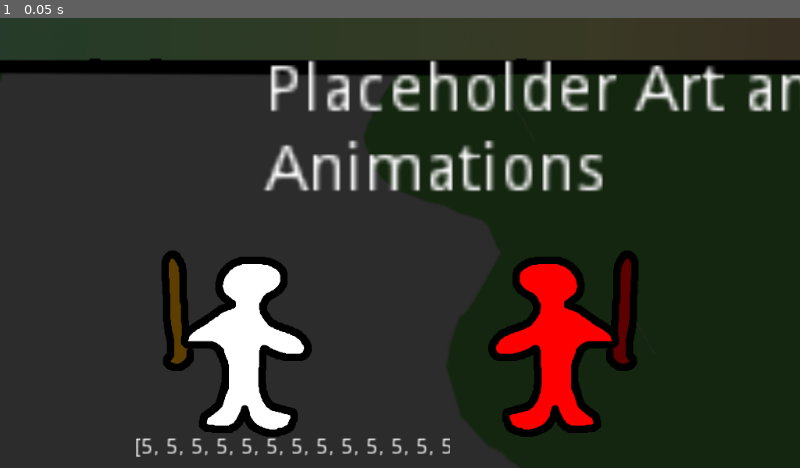
Above: before the commit, frame 1.
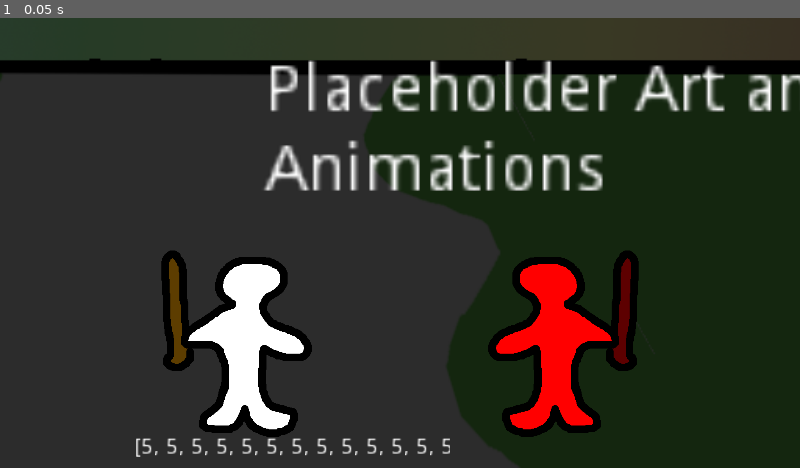
Above: after the commit, the same moment.

Repository: ArtlessAvian/parmpreet-fighter
Game: Godot game, scene res://Game.tscn
Same seed, same stepped clock (60 frames per second), same inputs: the game is played once before the commit and once after it.
Inputs:
- Up to frame 1 (0.05 s): no input

The runs differ from the first frame. In frame 1, 0.4% of the frame differs, in the area x 17-98%, y 12-98%.

Commit message:
Air Actions, Camera Bounds, One Attack, Hit Detection

Diff:
--- a/Game.gd
+++ b/Game.gd
@@ -4,11 +4,34 @@
 	print(InputMap.get_actions())
 	$TestPlayer.enemy = $TestPlayer2
 	$TestPlayer2.enemy = $TestPlayer
-	$TestPlayer2/Controller.focus = "ahhh"
+	$TestPlayer2/Controller.focus = "c0"
 
 func _physics_process(delta):
-	$Camera2D.position.x = $TestPlayer.position.x
-	$Camera2D.position.x += $TestPlayer2.position.x
-	$Camera2D.position.x /= 2
-	$Camera2D.position.y = max($TestPlayer.position.y, $TestPlayer2.position.y)
+	if (abs($TestPlayer.position.x - $TestPlayer2.position.x) < 450):
+		$Camera2D.position.x = $TestPlayer.position.x
+		$Camera2D.position.x += $TestPlayer2.position.x
+		$Camera2D.position.x /= 2
+
+	if ($TestPlayer.grounded && $TestPlayer2.grounded):
+		if ($TestPlayer/Pushbox.overlaps_area($TestPlayer2/Pushbox)):
+			var distance = $TestPlayer/Pushbox/CollisionShape2D.shape.extents.x + $TestPlayer2/Pushbox/CollisionShape2D.shape.extents.x
+			var pushback = (distance - abs($TestPlayer.position.x - $TestPlayer2.position.x)) / 2
+			pushback *= 1/5.0
+			$TestPlayer.position.x -= pushback * sign($TestPlayer2.position.x - $TestPlayer.position.x)
+			$TestPlayer2.position.x -= pushback * sign($TestPlayer.position.x - $TestPlayer2.position.x)
+
+	var camx = $Camera2D.get_camera_screen_center().x
+	var a = ($TestPlayer.position.x - camx)
+	if (a < -225):
+		$TestPlayer.position.x = camx - 225
+	elif (a > 225):
+		$TestPlayer.position.x = camx + 225
+
+	var b = ($TestPlayer2.position.x - camx)
+	if (b < -225):
+		$TestPlayer2.position.x = camx - 225
+	elif (b > 225):
+		$TestPlayer2.position.x = camx + 225
+
+	$Camera2D.position.y = min($TestPlayer.position.y, $TestPlayer2.position.y)
 	$Camera2D/Label2.text = str($TestPlayer/Controller.change_buffer)
--- a/Game.tscn
+++ b/Game.tscn
@@ -1,8 +1,13 @@
-[gd_scene load_steps=4 format=2]
+[gd_scene load_steps=5 format=2]
 
 [ext_resource path="res://Game.gd" type="Script" id=1]
 [ext_resource path="res://res/awwye.png" type="Texture" id=2]
 [ext_resource path="res://player/TestPlayer.tscn" type="PackedScene" id=3]
+
+[sub_resource type="RectangleShape2D" id=1]
+
+custom_solver_bias = 0.0
+extents = Vector2( 40, 40 )
 
 [node name="Game" type="Node"]
 
@@ -49,6 +54,10 @@
 position = Vector2( 100, 0 )
 scale = Vector2( -1, 1 )
 _sections_unfolded = [ "Material", "Transform", "Visibility" ]
+
+[node name="CollisionShape2D" parent="TestPlayer2/Pushbox" index="0"]
+
+shape = SubResource( 1 )
 
 [node name="Camera2D" type="Camera2D" parent="." index="4"]
 
@@ -97,3 +106,6 @@
 lines_skipped = 0
 max_lines_visible = -1
 _sections_unfolded = [ "Rect", "Visibility" ]
+
+
+[editable path="TestPlayer2"]
--- a/player/Player.gd
+++ b/player/Player.gd
@@ -6,7 +6,7 @@
 var enemy = null
 var vel = Vector2();
 var grounded = true
-var max_air_actions = 3
+var max_air_actions = 2
 var air_action = max_air_actions
 
 func _ready():
@@ -19,22 +19,27 @@
 	$StateMachine.run()
 	self.position += vel
 
+	if ($Hitboxes.overlaps_area(enemy.get_node("Hurtboxes"))):
+		print("ayo")
+
 	if (!grounded):
 		self.vel.y += 0.5
 		if (self.position.y >= 0):
+			self.position.y = 0
 			self.vel *= 0
 			grounded = true
 			air_action = max_air_actions
 			grounded_check($Controller)
 
 func grounded_check(controller):
+	reset_hitboxes()
 
 	if (scale.x * (enemy.position.x - position.x) < 0):
 		scale.x *= -1
 
 	if (controller.dir() >= 7):
 		$StateMachine.change_state("Jump", controller.dir())
-		return
+		return true
 
 	# Supers
 
@@ -44,15 +49,15 @@
 
 	if (controller.dir() <= 3):
 		$StateMachine.change_state("Crouch", null)
-		return
+		return true
 
 	# Dash
 	if (self.scale.x == 1 && controller.detect_motion("656", 10)):
 		$StateMachine.change_state("Dash", controller.dir())
-		return
+		return true
 	if (self.scale.x == -1 && controller.detect_motion("454", 10)):
 		$StateMachine.change_state("Dash", controller.dir())
-		return
+		return true
 
 	if (controller.dir() == 6 || controller.dir() == 4):
 
@@ -60,6 +65,28 @@
 			$StateMachine.change_state("Walk", controller.dir())
 		else:
 			$StateMachine.change_state("BackWalk", controller.dir())
-		return
+		return true
 
 	$StateMachine.change_state("Stand", null)
+	return true
+
+func air_action(controller):
+	if (air_action <= 0):
+		return false
+
+	if (controller.dir() >= 7):
+		$StateMachine.change_state("DoubleJump", controller.dir())
+		air_action -= 1
+		return true
+
+	if (controller.detect_motion("454", 10) || controller.detect_motion("656", 10) ||
+	  controller.detect_motion("754", 10) || controller.detect_motion("956", 10)):
+		$StateMachine.change_state("AirDash", controller.dir())
+		air_action -= 1
+		return true
+
+func reset_hitboxes():
+	for hitbox in $Hitboxes.get_children():
+		hitbox.scale.x = 0;
+		hitbox.scale.y = 0;
+		hitbox.disabled = true;
--- a/player/StateMachine.gd
+++ b/player/StateMachine.gd
@@ -23,5 +23,3 @@
 	$AnimationPlayer.advance(1)
 	$AnimationPlayer.play(current_state.animation_name(controller))
 	current_state.enter(enter)
-#	$AnimationPlayer.stop(true)
-#	frame = 0
--- a/player/TestPlayer.tscn
+++ b/player/TestPlayer.tscn
@@ -10,9 +10,11 @@
 [ext_resource path="res://player/generic_states/BackWalk.gd" type="Script" id=8]
 [ext_resource path="res://player/generic_states/Dash.gd" type="Script" id=9]
 [ext_resource path="res://player/generic_states/Jump.gd" type="Script" id=10]
-[ext_resource path="res://player/generic_states/AirDash.gd" type="Script" id=11]
-
-[sub_resource type="Animation" id=7]
+[ext_resource path="res://player/generic_states/DoubleJump.gd" type="Script" id=11]
+[ext_resource path="res://player/generic_states/AirDash.gd" type="Script" id=12]
+[ext_resource path="res://player/generic_states/Attack.gd" type="Script" id=13]
+
+[sub_resource type="Animation" id=1]
 
 resource_name = "AirDash"
 length = 12.0
@@ -43,9 +45,8 @@
 "values": [ Vector2( 0.25, 0.25 ), Vector2( -0.25, 0.25 ), Vector2( 0.25, 0.25 ) ]
 }
 
-[sub_resource type="Animation" id=1]
-
-resource_name = "BackWalk"
+[sub_resource type="Animation" id=2]
+
 length = 15.0
 loop = true
 step = 2.0
@@ -93,9 +94,8 @@
 "values": [ Vector2( 0.25, 0.125 ) ]
 }
 
-[sub_resource type="Animation" id=2]
-
-resource_name = "Dash"
+[sub_resource type="Animation" id=4]
+
 length = 30.0
 loop = false
 step = 1.0
@@ -154,7 +154,62 @@
 "values": [ 0.0, 360.0 ]
 }
 
-[sub_resource type="Animation" id=4]
+[sub_resource type="Animation" id=10]
+
+resource_name = "Light"
+length = 8.0
+loop = false
+step = 1.0
+tracks/0/type = "value"
+tracks/0/path = NodePath("../Sprite:frame")
+tracks/0/interp = 1
+tracks/0/loop_wrap = true
+tracks/0/imported = false
+tracks/0/enabled = true
+tracks/0/keys = {
+"times": PoolRealArray( 0, 4, 7 ),
+"transitions": PoolRealArray( 1, 1, 1 ),
+"update": 1,
+"values": [ 4, 6, 6 ]
+}
+tracks/1/type = "value"
+tracks/1/path = NodePath("../Hitboxes/0:disabled")
+tracks/1/interp = 1
+tracks/1/loop_wrap = true
+tracks/1/imported = false
+tracks/1/enabled = true
+tracks/1/keys = {
+"times": PoolRealArray( 0, 4, 7 ),
+"transitions": PoolRealArray( 1, 1, 1 ),
+"update": 1,
+"values": [ true, false, true ]
+}
+tracks/2/type = "value"
+tracks/2/path = NodePath("../Hitboxes/0:position")
+tracks/2/interp = 1
+tracks/2/loop_wrap = true
+tracks/2/imported = false
+tracks/2/enabled = true
+tracks/2/keys = {
+"times": PoolRealArray( 4 ),
+"transitions": PoolRealArray( 1 ),
+"update": 0,
+"values": [ Vector2( 42.6889, -42.6889 ) ]
+}
+tracks/3/type = "value"
+tracks/3/path = NodePath("../Hitboxes/0:scale")
+tracks/3/interp = 1
+tracks/3/loop_wrap = true
+tracks/3/imported = false
+tracks/3/enabled = true
+tracks/3/keys = {
+"times": PoolRealArray( 4 ),
+"transitions": PoolRealArray( 1 ),
+"update": 0,
+"values": [ Vector2( 1, 2 ) ]
+}
+
+[sub_resource type="Animation" id=6]
 
 length = 1.0
 loop = false
@@ -208,9 +263,8 @@
 "values": [ 0 ]
 }
 
-[sub_resource type="Animation" id=5]
-
-resource_name = "Stand"
+[sub_resource type="Animation" id=7]
+
 length = 20.0
 loop = true
 step = 1.0
@@ -281,6 +335,21 @@
 "values": [ 8, 9, 10, 11, 12 ]
 }
 
+[sub_resource type="RectangleShape2D" id=9]
+
+custom_solver_bias = 0.0
+extents = Vector2( 25, 40 )
+
+[sub_resource type="RectangleShape2D" id=11]
+
+custom_solver_bias = 0.0
+extents = Vector2( 10, 10 )
+
+[sub_resource type="RectangleShape2D" id=12]
+
+custom_solver_bias = 0.0
+extents = Vector2( 10, 10 )
+
 [node name="TestPlayer" type="Node2D" index="0"]
 
 script = ExtResource( 1 )
@@ -292,11 +361,12 @@
 
 [node name="Sprite" type="Sprite" parent="." index="1"]
 
-position = Vector2( 0, -32 )
-scale = Vector2( 0.25, 0.125 )
+position = Vector2( 0, -64 )
+scale = Vector2( 0.25, 0.25 )
 texture = ExtResource( 3 )
 vframes = 8
 hframes = 8
+frame = 4
 _sections_unfolded = [ "Animation", "Offset", "Region", "Transform" ]
 
 [node name="StateMachine" type="Node" parent="." index="2"]
@@ -310,14 +380,15 @@
 playback_process_mode = 0
 playback_default_blend_time = 0.0
 playback_speed = 60.0
-anims/AirDash = SubResource( 7 )
-anims/BackWalk = SubResource( 1 )
-anims/Crouch = SubResource( 8 )
-anims/Dash = SubResource( 2 )
-anims/Jump = SubResource( 3 )
-anims/Rest = SubResource( 4 )
-anims/Stand = SubResource( 5 )
-anims/Walk = SubResource( 6 )
+anims/AirDash = SubResource( 1 )
+anims/BackWalk = SubResource( 2 )
+anims/Crouch = SubResource( 3 )
+anims/Dash = SubResource( 4 )
+anims/Jump = SubResource( 5 )
+anims/Light = SubResource( 10 )
+anims/Rest = SubResource( 6 )
+anims/Stand = SubResource( 7 )
+anims/Walk = SubResource( 8 )
 blend_times = [  ]
 _sections_unfolded = [ "Playback Options" ]
 
@@ -345,6 +416,78 @@
 
 script = ExtResource( 10 )
 
-[node name="AirDash" type="Node" parent="StateMachine" index="7"]
+[node name="DoubleJump" type="Node" parent="StateMachine" index="7"]
 
 script = ExtResource( 11 )
+
+[node name="AirDash" type="Node" parent="StateMachine" index="8"]
+
+script = ExtResource( 12 )
+
+[node name="Light" type="Node" parent="StateMachine" index="9"]
+
+script = ExtResource( 13 )
+hitstun = 10
+hitlag = 5
+
+[node name="Pushbox" type="Area2D" parent="." index="3"]
+
+visible = false
+input_pickable = true
+gravity_vec = Vector2( 0, 1 )
+gravity = 98.0
+linear_damp = 0.1
+angular_damp = 1.0
+audio_bus_override = false
+audio_bus_name = "Master"
+
+[node name="CollisionShape2D" type="CollisionShape2D" parent="Pushbox" index="0"]
+
+position = Vector2( 0, -40 )
+shape = SubResource( 9 )
+_sections_unfolded = [ "Transform" ]
+
+[node name="Hitboxes" type="Area2D" parent="." index="4"]
+
+input_pickable = true
+gravity_vec = Vector2( 0, 1 )
+gravity = 98.0
+linear_damp = 0.1
+angular_damp = 1.0
+collision_mask = 0
+audio_bus_override = false
+audio_bus_name = "Master"
+_sections_unfolded = [ "Collision" ]
+__meta__ = {
+"_edit_lock_": true
+}
+
+[node name="0" type="CollisionShape2D" parent="Hitboxes" index="0"]
+
+position = Vector2( 42.6889, -42.6889 )
+scale = Vector2( 1, 2 )
+shape = SubResource( 11 )
+disabled = true
+_sections_unfolded = [ "Transform" ]
+
+[node name="Hurtboxes" type="Area2D" parent="." index="5"]
+
+input_pickable = true
+gravity_vec = Vector2( 0, 1 )
+gravity = 98.0
+linear_damp = 0.1
+angular_damp = 1.0
+collision_layer = 0
+audio_bus_override = false
+audio_bus_name = "Master"
+_sections_unfolded = [ "Collision" ]
+__meta__ = {
+"_edit_lock_": true
+}
+
+[node name="0" type="CollisionShape2D" parent="Hurtboxes" index="0"]
+
+position = Vector2( 0, -50 )
+scale = Vector2( 2, 5 )
+shape = SubResource( 12 )
+_sections_unfolded = [ "Transform" ]
--- a/player/generic_states/AirDash.gd
+++ b/player/generic_states/AirDash.gd
@@ -1,7 +1,10 @@
 extends "../PlayerState.gd"
 
 func run(controller):
-	if (get_parent().get_node("AnimationPlayer").current_animation != ""):
+	if (get_parent().get_node("AnimationPlayer").current_animation == ""):
+		if (controller.dir() != 5):
+			get_parent().subject.air_action(controller)
+	else:
 		get_parent().subject.vel.y -= 0.5
 
 
--- /dev/null
+++ b/player/generic_states/Attack.gd
@@ -0,0 +1,13 @@
+extends "../PlayerState.gd"
+
+#export (bool) var is_overhead = false;
+#export (bool) var is_low = false;
+#export (int) var damage = 0;
+#export (Array, int) var launchers = [];
+export (int) var hitstun = 10;
+export (int) var hitlag = 5;
+#export ()
+
+func run(controller):
+	if (get_parent().get_node("AnimationPlayer").current_animation == ""):
+		get_parent().subject.grounded_check(controller)
--- a/player/generic_states/BackWalk.gd
+++ b/player/generic_states/BackWalk.gd
@@ -15,7 +15,7 @@
 	if (subject.scale.x * (subject.enemy.position.x - subject.position.x) < 0):
 		subject.scale.x *= -1
 
-	subject.position.x += (entering_number - 5) * 5;
+	subject.vel.x = (entering_number - 5) * 5;
 
 func enter(enter):
 	entering_number = enter;
--- a/player/generic_states/Crouch.gd
+++ b/player/generic_states/Crouch.gd
@@ -9,3 +9,5 @@
 	if (controller.dir() > 3):
 		subject.grounded_check(controller)
 		return
+
+	subject.vel.x = 0
--- a/player/generic_states/Dash.gd
+++ b/player/generic_states/Dash.gd
@@ -16,7 +16,7 @@
 		subject.grounded_check(controller)
 		return
 
-	subject.position.x += (entering_number - 5) * 7;
+	subject.vel.x = (entering_number - 5) * 7;
 
 func enter(enter):
 	print(enter)
--- /dev/null
+++ b/player/generic_states/DoubleJump.gd
@@ -0,0 +1,4 @@
+extends "Jump.gd"
+
+func animation_name(controller):
+	return "Jump"
--- a/player/generic_states/Jump.gd
+++ b/player/generic_states/Jump.gd
@@ -1,16 +1,28 @@
 extends "../PlayerState.gd"
 
 var entering_number = 8
+var ready = false
 
 func run(controller):
-	if (controller.detect_motion("454", 10) || controller.detect_motion("656", 10)):
-		get_parent().change_state("AirDash", controller.dir())
-		return
+
+	if (controller.dir() == 5):
+		ready = true
+
+	if (ready && controller.dir() != 5):
+		get_parent().subject.air_action(controller)
 
 func enter(enter):
 	entering_number = enter;
+	ready = false
 
 	var subject = get_parent().subject
-	subject.vel.y = -10;
-	subject.vel.x = (entering_number - 8) * 7;
+	if (entering_number >= 7):
+		subject.vel.y = -10;
+		subject.vel.x = (entering_number - 8) * 7;
 	subject.grounded = false
+
+func animation_name(controller):
+	if (entering_number != 0):
+		return "Jump"
+	else:
+		return ""
--- a/player/generic_states/Stand.gd
+++ b/player/generic_states/Stand.gd
@@ -10,4 +10,10 @@
 		subject.grounded_check(controller)
 		return
 
+	if (Input.is_action_just_pressed(controller.focus + "_light")):
+		get_parent().change_state("Light", 0)
+#	if (controller.focus)
+
+	subject.vel.x = 0
+
 #	Turn around if you need to
--- a/player/generic_states/Walk.gd
+++ b/player/generic_states/Walk.gd
@@ -15,7 +15,7 @@
 	if (subject.scale.x * (subject.enemy.position.x - subject.position.x) < 0):
 		subject.scale.x *= -1
 
-	subject.position.x += (entering_number - 5) * 5;
+	subject.vel.x = (entering_number - 5) * 5;
 
 func enter(enter):
 	entering_number = enter;
--- a/project.godot
+++ b/project.godot
@@ -17,6 +17,8 @@
 [display]
 
 window/size/height=576
+window/stretch/mode="2d"
+window/stretch/aspect="keep"
 
 [input]
 
@@ -36,6 +38,26 @@
  ]
 kb_left=[ Object(InputEventKey,"resource_local_to_scene":false,"resource_name":"","device":0,"alt":false,"shift":false,"control":false,"meta":false,"command":false,"pressed":false,"scancode":16777231,"unicode":0,"echo":false,"script":null)
  ]
+c0_up=[ Object(InputEventJoypadMotion,"resource_local_to_scene":false,"resource_name":"","device":0,"axis":1,"axis_value":-1.0,"script":null)
+, Object(InputEventJoypadButton,"resource_local_to_scene":false,"resource_name":"","device":0,"button_index":12,"pressure":0.0,"pressed":false,"script":null)
+ ]
+c0_right=[ Object(InputEventJoypadMotion,"resource_local_to_scene":false,"resource_name":"","device":0,"axis":0,"axis_value":1.0,"script":null)
+, Object(InputEventJoypadButton,"resource_local_to_scene":false,"resource_name":"","device":0,"button_index":15,"pressure":0.0,"pressed":false,"script":null)
+ ]
+c0_down=[ Object(InputEventJoypadMotion,"resource_local_to_scene":false,"resource_name":"","device":0,"axis":1,"axis_value":1.0,"script":null)
+, Object(InputEventJoypadButton,"resource_local_to_scene":false,"resource_name":"","device":0,"button_index":13,"pressure":0.0,"pressed":false,"script":null)
+ ]
+c0_left=[ Object(InputEventJoypadMotion,"resource_local_to_scene":false,"resource_name":"","device":0,"axis":0,"axis_value":-1.0,"script":null)
+, Object(InputEventJoypadButton,"resource_local_to_scene":false,"resource_name":"","device":0,"button_index":14,"pressure":0.0,"pressed":false,"script":null)
+ ]
+c0_light=[ Object(InputEventJoypadButton,"resource_local_to_scene":false,"resource_name":"","device":0,"button_index":2,"pressure":0.0,"pressed":false,"script":null)
+ ]
+c0_medium=[ Object(InputEventJoypadButton,"resource_local_to_scene":false,"resource_name":"","device":0,"button_index":3,"pressure":0.0,"pressed":false,"script":null)
+ ]
+c0_heavy=[ Object(InputEventJoypadButton,"resource_local_to_scene":false,"resource_name":"","device":0,"button_index":1,"pressure":0.0,"pressed":false,"script":null)
+ ]
+c0_special=[ Object(InputEventJoypadButton,"resource_local_to_scene":false,"resource_name":"","device":0,"button_index":0,"pressure":0.0,"pressed":false,"script":null)
+ ]
 
 [physics]
 
Not shown: 4 places in player/TestPlayer.tscn that only renumber resources
